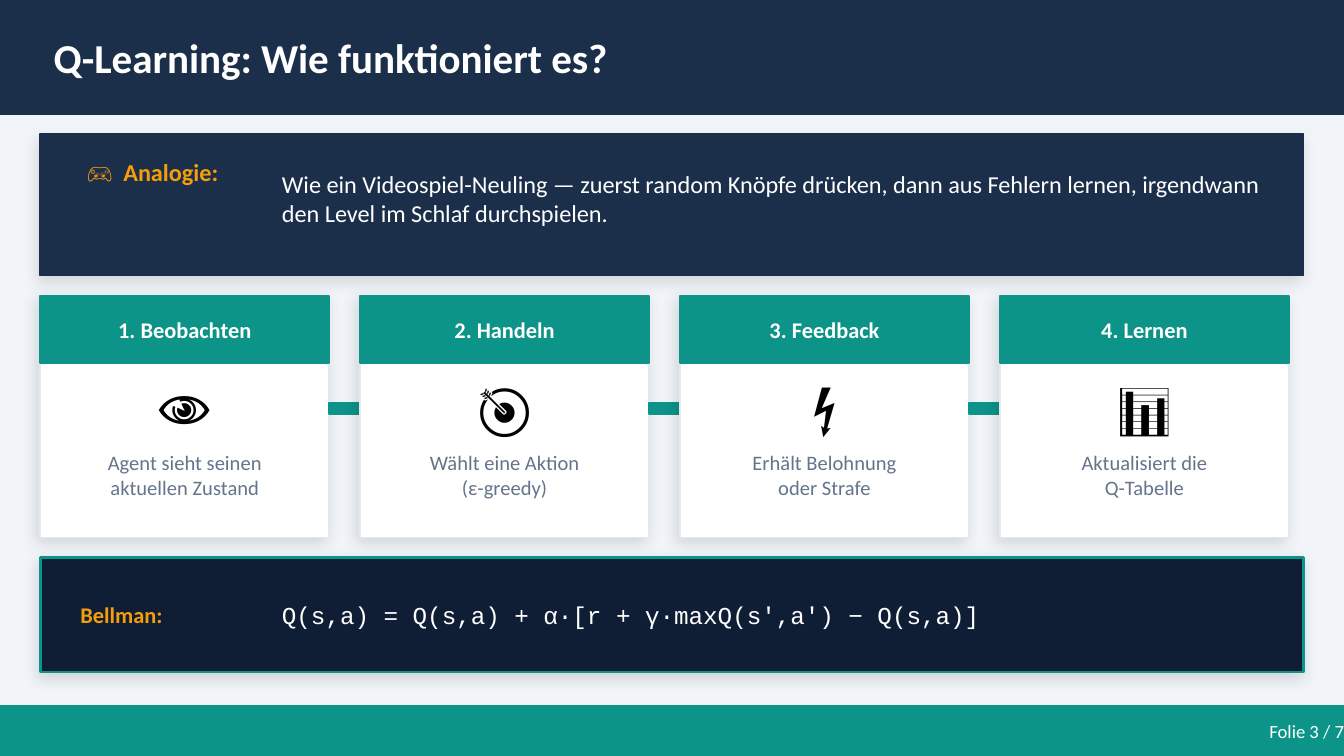
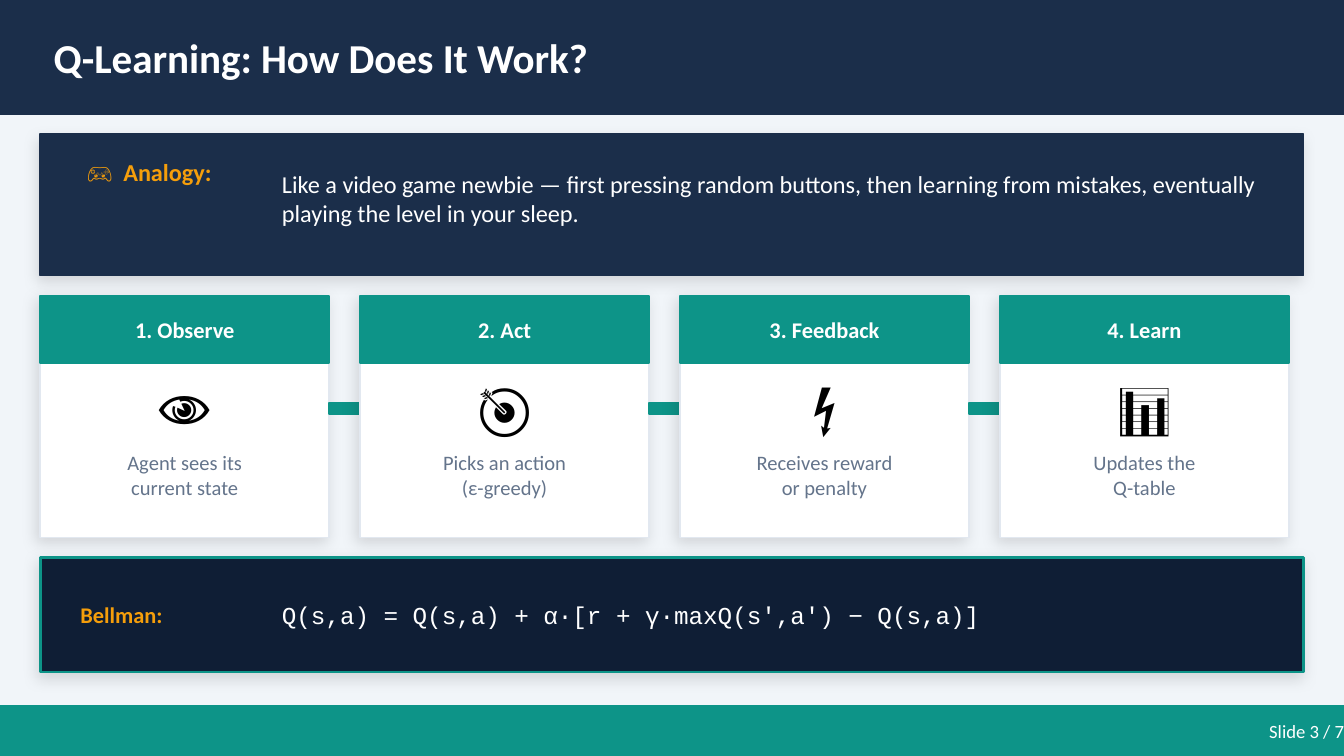
Before and after one commit to zeroKool1ne/mini-project-dsai-rl-implementation, a slide deck: slide 4 of RL_GridWorld_Presentation.pptx. Drawn at 1344x756 pixels with LibreOffice and Linux fonts; fonts in the diff are those of the drawing. Boxes give left, top, right and bottom in pixels: in the first picture for what was removed or moved away, otherwise in the second. Text is boxed around its words. In the diff, an @@ line names an element or a change of style, - is before the commit and + after.

```diff
--- a/RL_GridWorld_Presentation.pptx
+++ b/RL_GridWorld_Presentation.pptx
@@ text at [54,44,588,80]: text changed @@
-Q-Learning: Wie funktioniert es?
+Q-Learning: How Does It Work?
@@ text at [123,164,211,185]: text changed @@
-🎮 Analogie:
+🎮 Analogy:
@@ text at [282,176,1255,226]: text changed @@
-Wie ein Videospiel-Neuling — zuerst random Knöpfe drücken, dann aus Fehlern lernen, irgendwann den Level im Schlaf durchspielen.
+Like a video game newbie — first pressing random buttons, then learning from mistakes, eventually playing the level in your sleep.
@@ text at [135,322,234,338]: text changed @@
-1. Beobachten
+1. Observe
@@ text at [478,323,531,338]: text changed @@
-2. Handeln
+2. Act
@@ text at [1107,323,1182,338]: text changed @@
-4. Lernen
+4. Learn
@@ text at [127,456,242,495]: text changed @@
-Agent sieht seinen
-aktuellen Zustand
+Agent sees its
+current state
@@ text at [443,456,566,470]: text changed @@
-Wählt eine Aktion
+Picks an action
@@ text at [757,456,892,499]: text changed @@
-Erhält Belohnung
-oder Strafe
+Receives reward
+or penalty
@@ text at [1093,456,1195,498]: text changed @@
-Aktualisiert die
-Q-Tabelle
+Updates the
+Q-table
@@ text at [1269,725,1344,738]: text changed @@
-Folie 3 / 7
+Slide 3 / 7
```
Also in this commit, not shown: 7 other slides changed.
